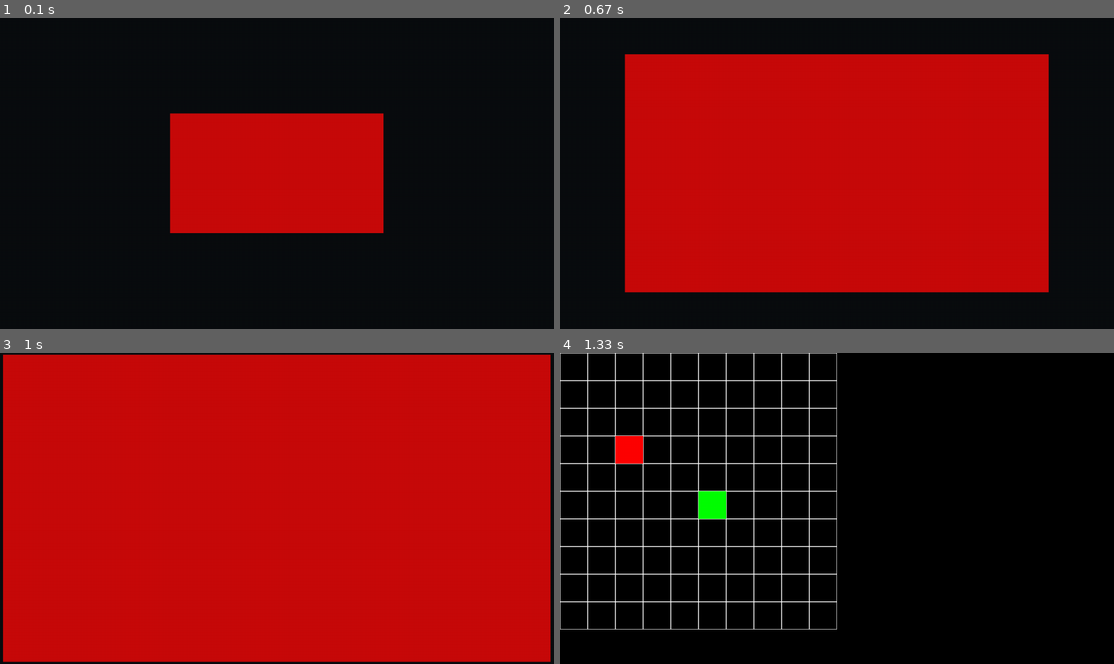
Above: before the commit, frames 1-4 (two rows, left to right).
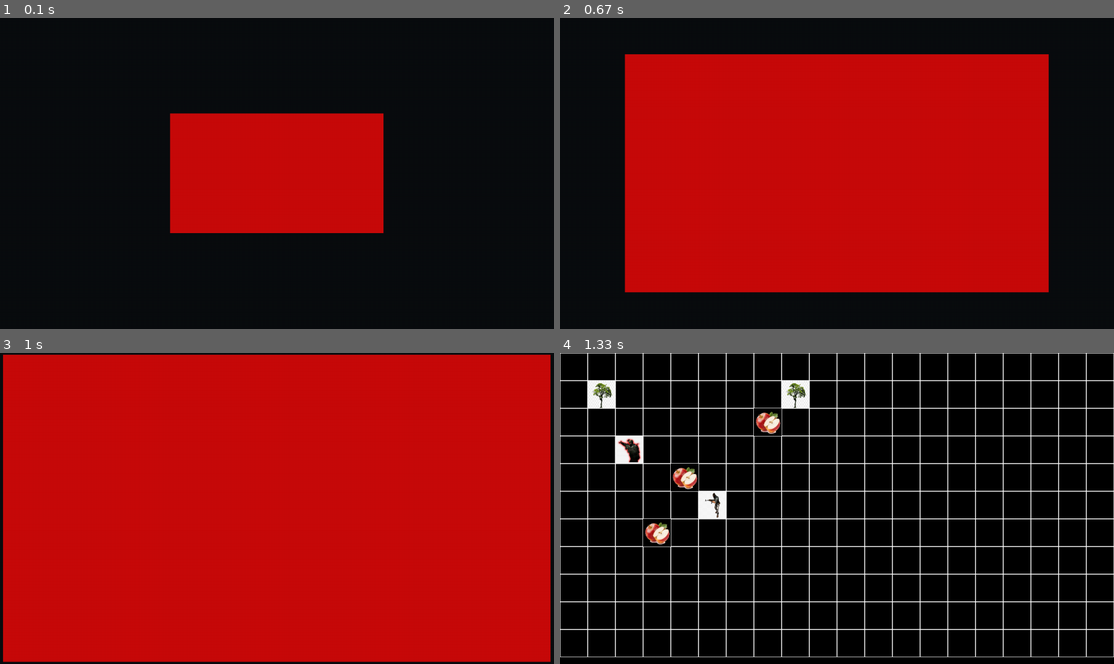
Above: after the commit, the same moments.

Repository: cse442-at-ub/s24semesterproject-we-love-the-company
Game: pygame game, started from src/game/game.py
Same seed, same stepped clock (60 frames per second), same inputs: the game is played once before the commit and once after it.
Inputs (mouse positions are in pixels of both pictures, inside the frame that each line leads up to):
- Up to frame 1 (0.1 s): no input
- Up to frame 2 (0.67 s): click (837, 173) at 0.38 s
- Up to frame 3 (1 s): no input
- Up to frame 4 (1.33 s): click "Play" at 1.22 s

Frames 1-3 are identical in both runs. In frame 4, 7.4% of the frame differs, in the area x 0-100%, y 0-98%.

Commit message:
Items added
Grid render and items added

Diff:
--- a/src/game/grid_game.py
+++ b/src/game/grid_game.py
@@ -1,12 +1,38 @@
 import pygame
+import os
 from gamestate import Handler
+
 from grid import Grid, EMPTY_SPACE  # Adjust this path as needed
 
 class GameScene:
     def __init__(self, screen):
         self.screen = screen
         self.id = "game_scene"
-        self.grid = Grid(width=10, height=10)  # Initialize the grid with desired dimensions
+        self.cell_size = 64  # Define the size of each cell in the grid
+
+        # Calculate the grid size based on the screen size and cell size
+        screen_width, screen_height = screen.get_size()
+        grid_width = screen_width // self.cell_size
+        grid_height = screen_height // self.cell_size
+
+        # Initialize the grid with calculated dimensions
+        self.grid = Grid(width=grid_width, height=grid_height)
+
+        # Define the path to your assets
+        self.path = os.path.dirname(__file__)
+
+        # Load and resize images to fit the cell size
+        self.player_image = pygame.image.load(os.path.join(self.path, "Assets", "player.png"))
+        self.player_image = pygame.transform.scale(self.player_image, (self.cell_size, self.cell_size))
+
+        self.enemy_image = pygame.image.load(os.path.join(self.path, "Assets", "enemy.png"))
+        self.enemy_image = pygame.transform.scale(self.enemy_image, (self.cell_size, self.cell_size))
+
+        self.tree_image = pygame.image.load(os.path.join(self.path, "Assets", "tree.png"))
+        self.tree_image = pygame.transform.scale(self.tree_image, (self.cell_size, self.cell_size))
+
+        self.apple_image = pygame.image.load(os.path.join(self.path, "Assets", "apple.png"))
+        self.apple_image = pygame.transform.scale(self.apple_image, (self.cell_size, self.cell_size))
 
         # Populate the grid with initial objects
         self.populate_grid()
@@ -18,10 +44,15 @@
             onMousePress=self.onMousePress,)
 
     def populate_grid(self):
-        # Define the objects to populate the grid, simplified without sprite paths
+        # Define the objects to populate the grid, now including trees and apples
         objects = [
             {"type": "player", "x": 5, "y": 5},
             {"type": "enemy", "x": 2, "y": 3},
+            {"type": "tree", "x": 1, "y": 1},
+            {"type": "tree", "x": 8, "y": 1},
+            {"type": "apple", "x": 3, "y": 6},
+            {"type": "apple", "x": 7, "y": 2},
+            {"type": "apple", "x": 4, "y": 4},
             # Add more objects as needed
         ]
 
@@ -31,19 +62,23 @@
 
     def render(self, gamestate):
         self.screen.fill((0, 0, 0))
-
         cell_size = 64  # Define the size of each cell in the grid
         for y in range(self.grid.height):
             for x in range(self.grid.width):
                 obj = self.grid.get_object(x, y)
-                rect = pygame.Rect(x * cell_size, y * cell_size, cell_size, cell_size)
                 if obj is not None:
+                    # Adjust rendering for new object types
                     if obj["type"] == "player":
-                        color = (0, 255, 0)  # Green for player
+                        self.screen.blit(self.player_image, (x * self.cell_size, y * self.cell_size))
                     elif obj["type"] == "enemy":
-                        color = (255, 0, 0)  # Red for enemy
-                    pygame.draw.rect(self.screen, color, rect)
+                        self.screen.blit(self.enemy_image, (x * self.cell_size, y * self.cell_size))
+                    elif obj["type"] == "tree":
+                        self.screen.blit(self.tree_image, (x * self.cell_size, y * self.cell_size))
+                    elif obj["type"] == "apple":
+                        self.screen.blit(self.apple_image, (x * self.cell_size, y * self.cell_size))
                 else:
+                    # Draw grid lines for empty cells
+                    rect = pygame.Rect(x * cell_size, y * cell_size, cell_size, cell_size)
                     pygame.draw.rect(self.screen, (255, 255, 255), rect, 1)  # Draw empty cell borders
 
         pygame.display.flip()
Binary file added: src/game/Assets/apple.png
Binary file added: src/game/Assets/tree.png
